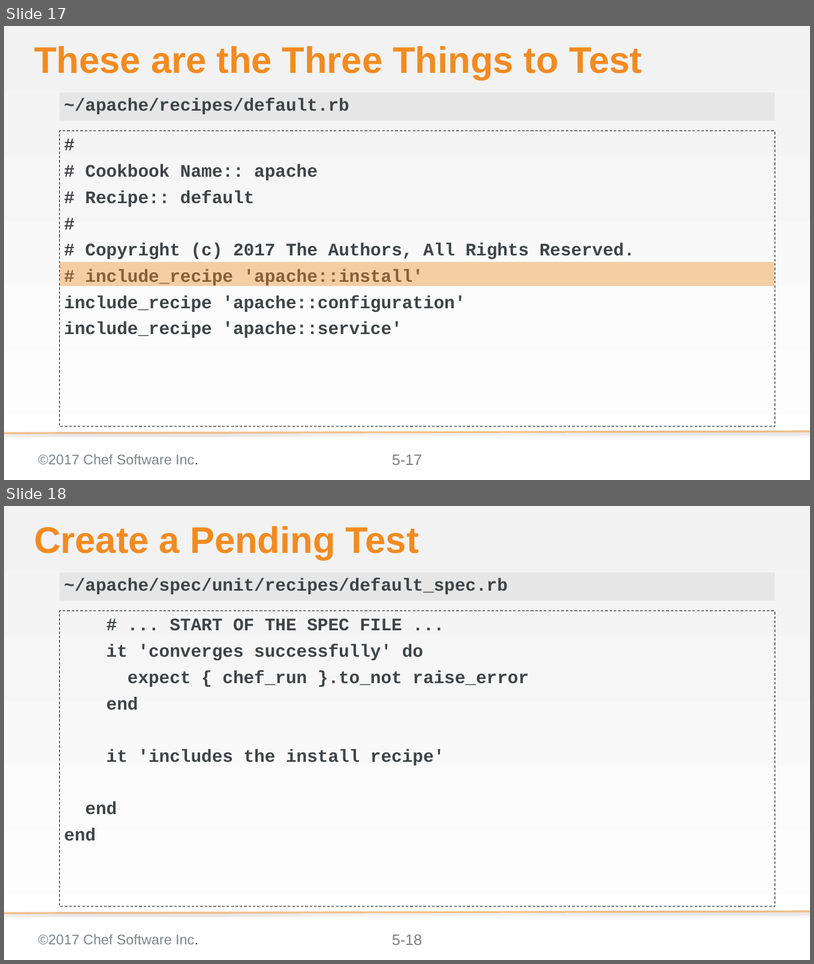
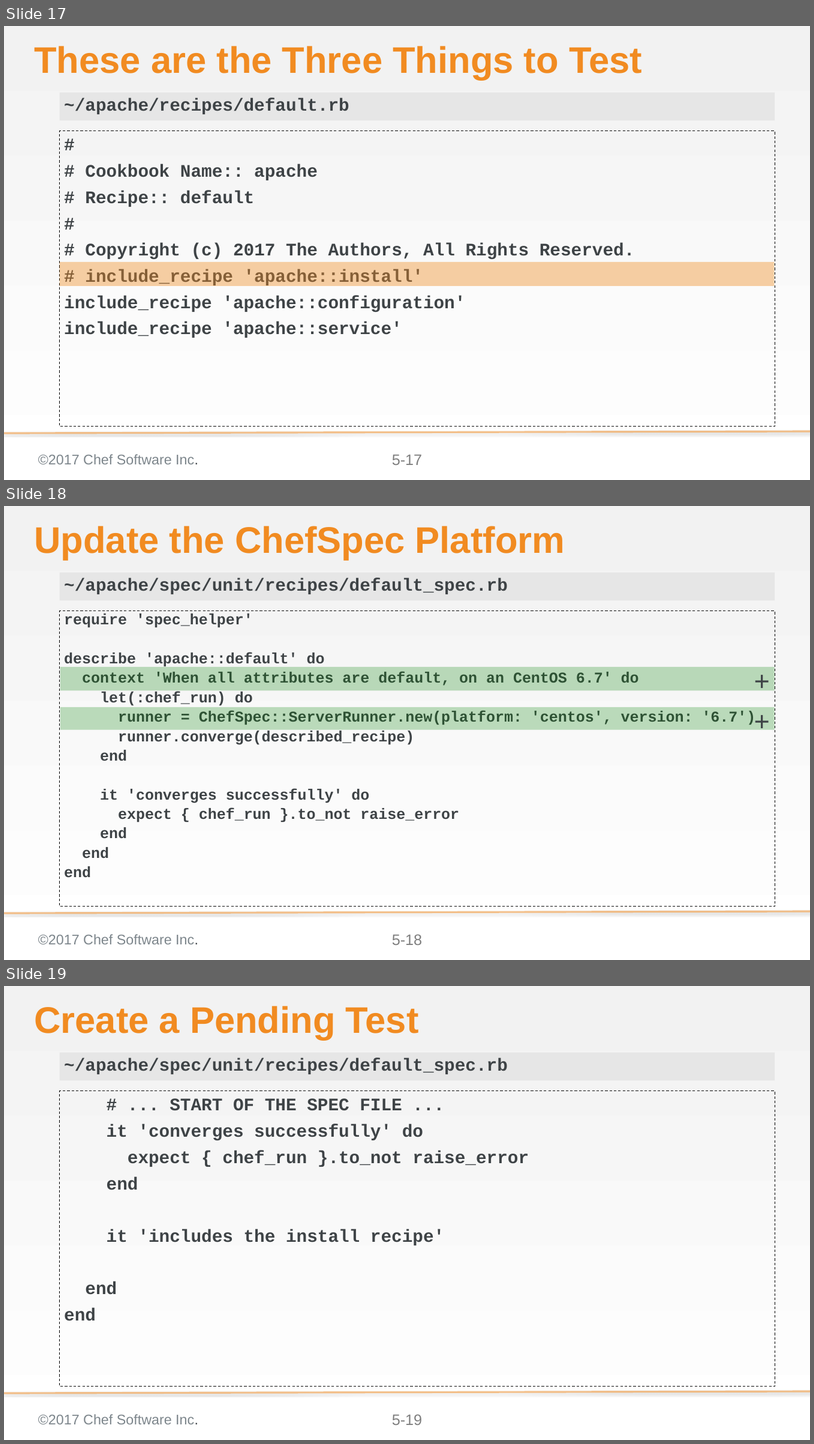
Before and after one commit to ericheiser/chef-intermediate, a slide deck: 05-faster_feedback_with_unit_testing.pptx. Shown one above the other, each under a label of ours: slides 17 and 18 before the commit, slides 17, 18 and 19 after it. The pictures are 814x964 and 814x1444 pixels, drawn with LibreOffice and Linux fonts; fonts in the diff are those of the drawing; background and template pictures are left out. Boxes give left, top, right and bottom in pixels: in the first picture for what was removed or moved away, otherwise in the second. Text is boxed around its words. In the diff, an @@ line names an element or a change of style, - is before the commit and + after.

Commit message:
Fixes #117 the unspecifed platform in the specs are gone
It now defaults to CentOS and encourages the learner to make the
changes immediately.

```diff
--- a/05-faster_feedback_with_unit_testing.pptx
+++ b/05-faster_feedback_with_unit_testing.pptx
@@ slide 18 added at [4, 506, 810, 960], background gradient #F2F2F2 to #FFFFFF; not listed: 3 template elements that a slide beside it also shows @@
@@ title added at [34, 526, 565, 560], 58.7 pt, text #F18B21, bold @@
+Update the ChefSpec Platform
@@ text added at [60, 572, 775, 600], fill #D9D9D9 at 50% opacity, 28 pt, text #3E4346, bold @@
+~/apache/spec/unit/recipes/default_spec.rb
@@ text added at [60, 611, 775, 906], outline #000000 1 pt dashed, 23.8 pt, text #3E4346, bold @@
+require 'spec_helper'
+describe 'apache::default' do
+context 'When all attributes are default, on an CentOS 6.7' do
+let(:chef_run) do
+runner = ChefSpec::ServerRunner.new(platform: 'centos', version: '6.7')
+runner.converge(described_recipe)
+end
+it 'converges successfully' do
+expect { chef_run }.to_not raise_error
+end
+end
+end
@@ text added at [60, 667, 774, 690], fill #008000 at 25% opacity, 42.7 pt, text #3E4346 @@
++
@@ text added at [60, 707, 774, 730], fill #008000 at 25% opacity, 42.7 pt, text #3E4346 @@
++
@@ what was slide 18 is now slide 19 @@
@@ page number at [392, 1414, 422, 1425]: text changed @@
-5-18
+5-19
```
Also in this commit, not shown: 8 slides changed, 3 other files.
